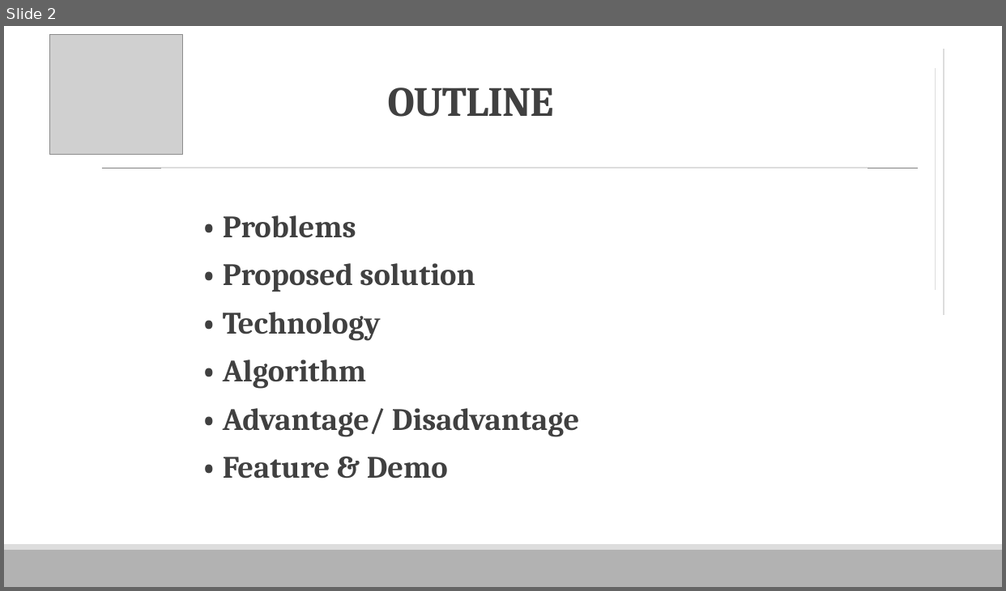
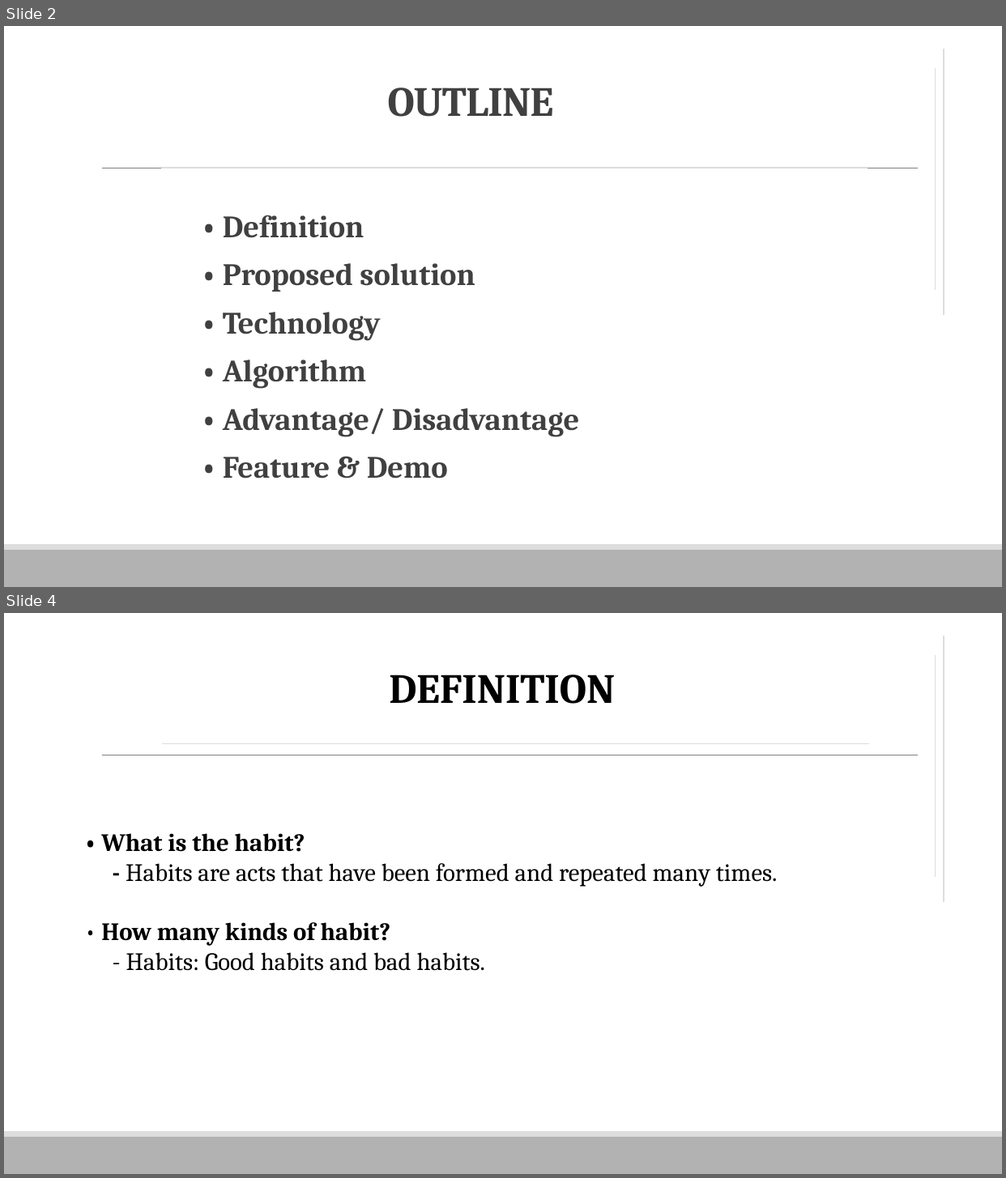
Before and after one commit to vnhabittracker/VHT-Server, a slide deck: VHT.pptx. Shown one above the other, each under a label of ours: slide 2 before the commit, slides 2 and 4 after it; the slides between them are not shown. The pictures are 1006x591 and 1006x1178 pixels, drawn with LibreOffice and Linux fonts; fonts in the diff are those of the drawing; grey boxes stand for pictures. Boxes give left, top, right and bottom in pixels: in the first picture for what was removed or moved away, otherwise in the second. Text is boxed around its words. In the diff, an @@ line names an element or a change of style, - is before the commit and + after.

```diff
--- a/VHT.pptx
+++ b/VHT.pptx
@@ slide 4 added at [4,613,1002,1174], background #FFFFFF; not listed: 3 template elements that a slide beside it also shows @@
@@ line added from (944, 902) to (944, 636), #DDDDDD 1 pt @@
@@ line added from (936, 877) to (936, 656), #DDDDDD 1 pt @@
@@ text added at [389,675,615,704], 40 pt, text #000000, bold, small capitals @@
+DEFINITION
@@ line added from (162, 744) to (869, 744), #DDDDDD 1 pt @@
@@ text added at [101,833,778,971], 24 pt, text #000000 @@
+• What is the habit?
+- Habits are acts that have been formed and repeated many times.
+• How many kinds of habit?
+- Habits: Good habits and bad habits.
@@ slide 2 changed as well @@
@@ picture removed at [50,34,183,155] @@
@@ text at [223,215,364,238]: text changed @@
-  • Problems
+  • Definition
```
Also in this commit, not shown: 19 other slides changed, 3 other slides added, 6 slides removed.
